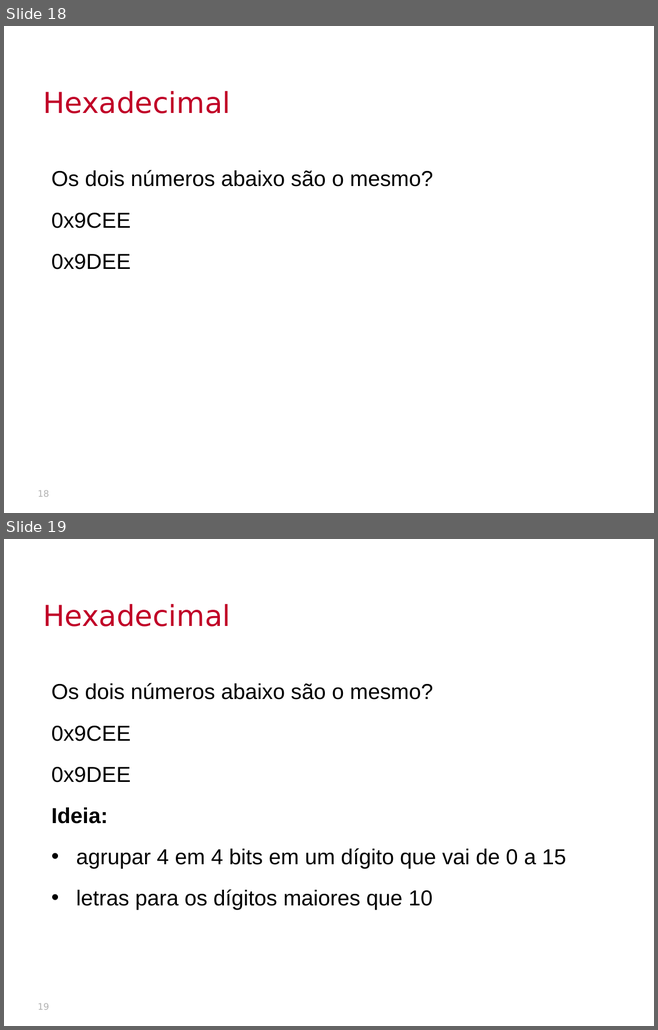
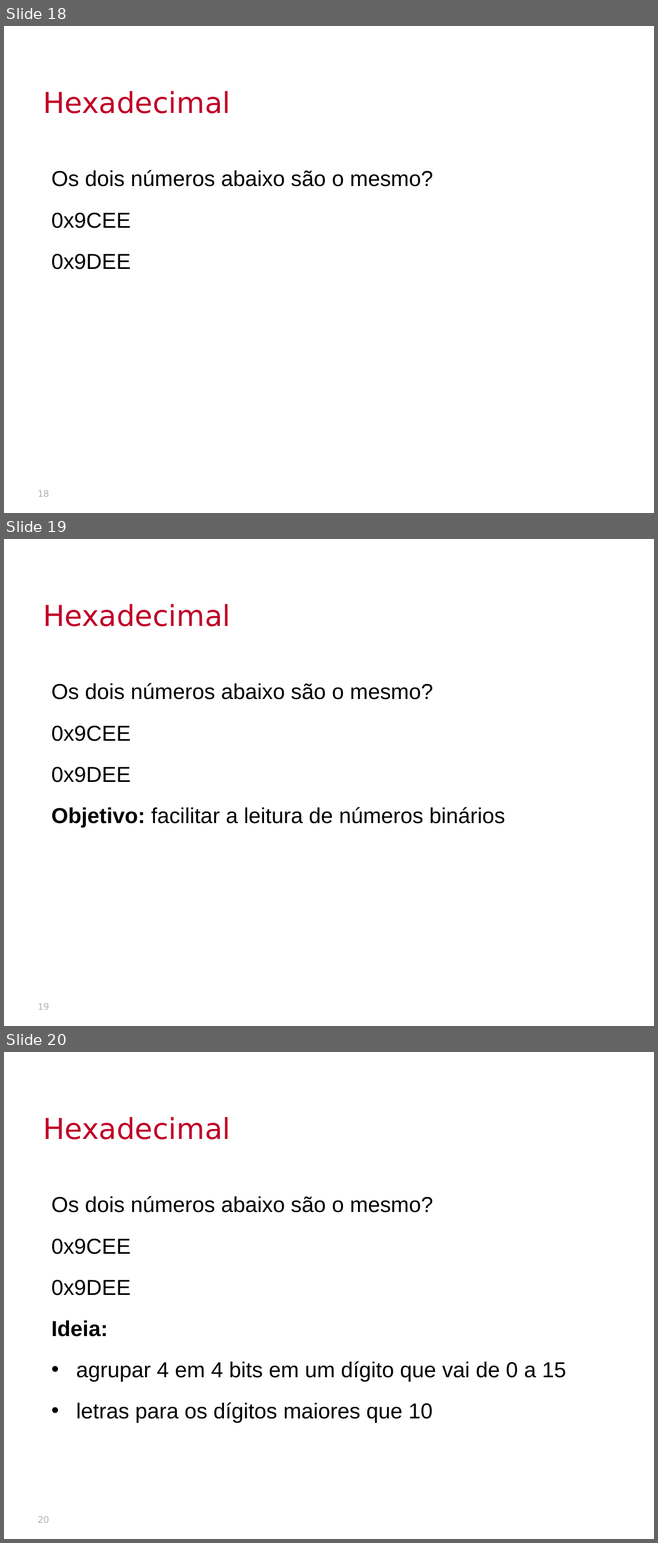
Before and after one commit to victorniubo/SistemasHardwareSoftware, a slide deck: aulas/02-inteiros/slides.pptx. Shown one above the other, each under a label of ours: slides 18 and 19 before the commit, slides 18, 19 and 20 after it. The pictures are 658x1030 and 658x1543 pixels, drawn with LibreOffice and Linux fonts; fonts in the diff are those of the drawing; background and template pictures are left out. Boxes give left, top, right and bottom in pixels: in the first picture for what was removed or moved away, otherwise in the second. Text is boxed around its words. In the diff, an @@ line names an element or a change of style, - is before the commit and + after.

```diff
--- a/aulas/02-inteiros/slides.pptx
+++ b/aulas/02-inteiros/slides.pptx
@@ slide 19 added at <box>4,539,654,1026</box>, background picture (left out) @@
@@ text added at <box>43,604,230,627</box>, 32 pt, text #C00026 @@
+Hexadecimal
@@ text added at <box>52,683,505,828</box>, 24 pt, text #000000 @@
+Os dois números abaixo são o mesmo?
+0x9CEE
+0x9DEE
+Objetivo: facilitar a leitura de números binários
@@ page number added at <box>38,1003,49,1010</box>, 10 pt, text #B2B2B2 @@
+19
@@ what was slide 19 is now slide 20 @@
@@ page number at <box>38,1517,49,1523</box>: text changed @@
-19
+20
```
Also in this commit, not shown: 5 other slides added, 8 slides removed, 9 other files.
